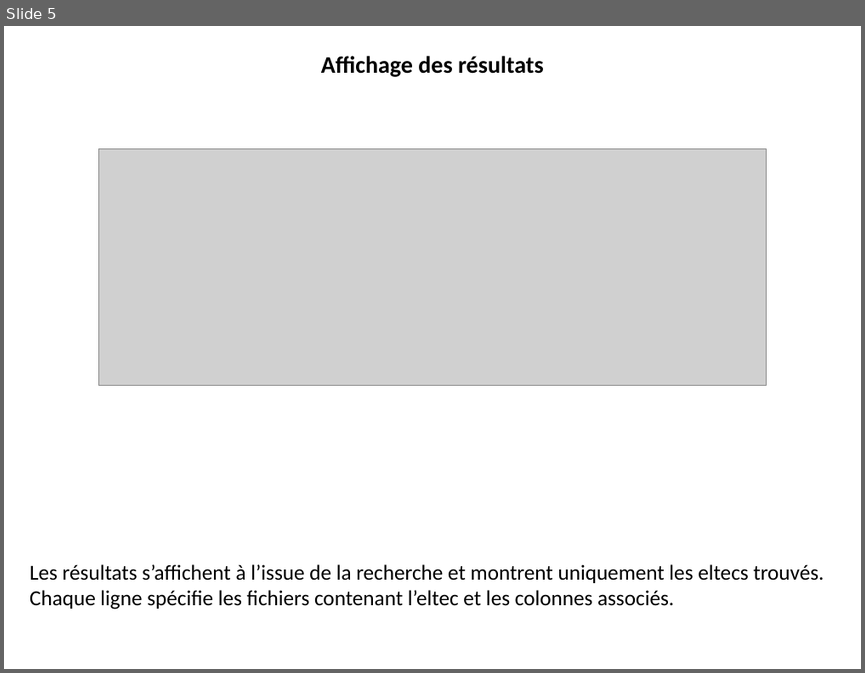
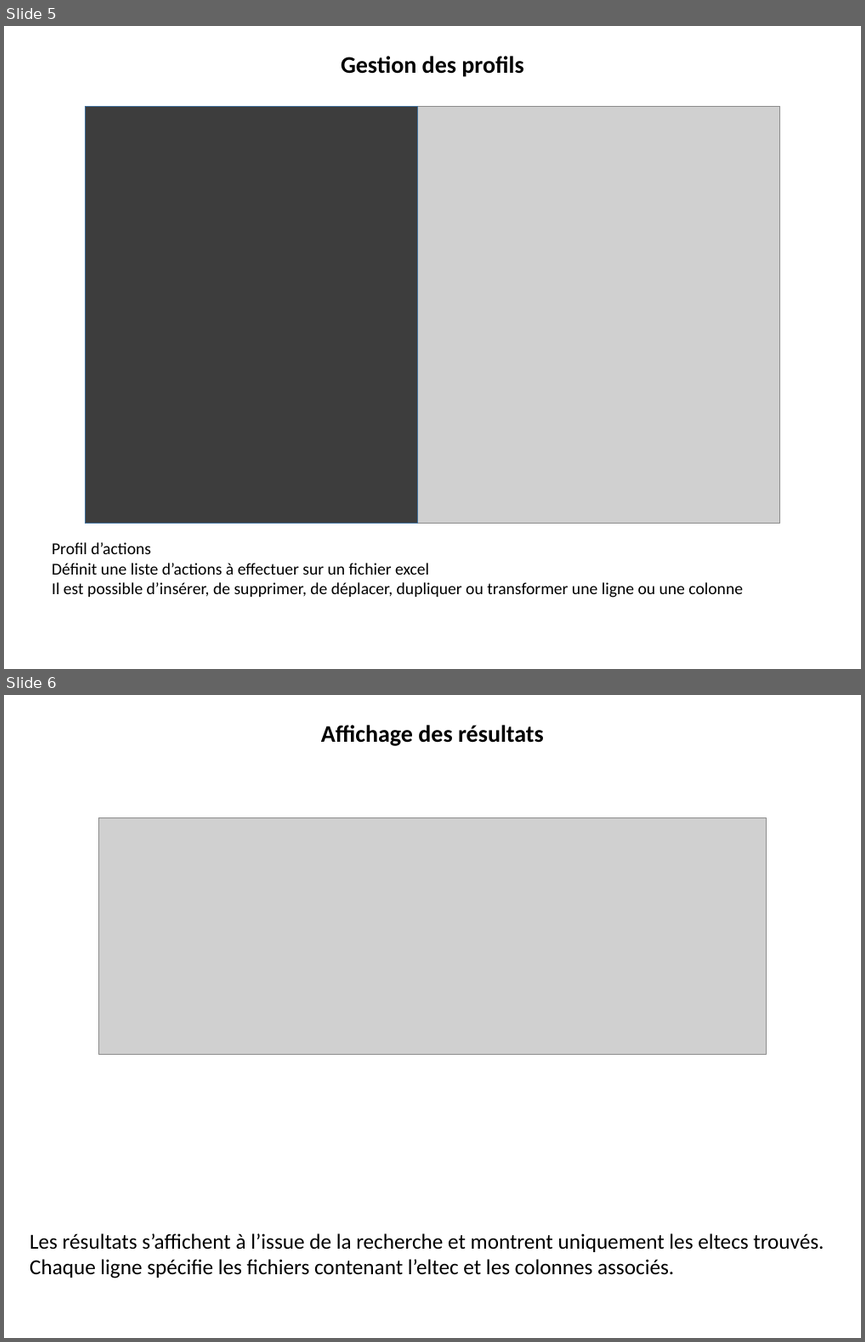
Before and after one commit to 20100dbg/MultiRechercheExcel, a slide deck: TUTO_MultiRechercheExcel.pptx. Shown one above the other, each under a label of ours: slide 5 before the commit, slides 5 and 6 after it. The pictures are 865x673 and 865x1342 pixels, drawn with LibreOffice and Linux fonts; fonts in the diff are those of the drawing; grey boxes stand for pictures; background and template pictures are left out. Boxes give left, top, right and bottom in pixels: in the first picture for what was removed or moved away, otherwise in the second. Text is boxed around its words. In the diff, an @@ line names an element or a change of style, - is before the commit and + after.

```diff
--- a/TUTO_MultiRechercheExcel.pptx
+++ b/TUTO_MultiRechercheExcel.pptx
@@ slide 5 added at bbox=[4, 26, 861, 669], background #FFFFFF @@
@@ text added at bbox=[341, 56, 523, 77], 20 pt, text #000000, bold @@
+Gestion des profils
@@ picture added at bbox=[86, 107, 780, 523] @@
@@ rectangle added at bbox=[86, 107, 418, 523], fill #000000 at 70% opacity, outline #43739E 1 pt @@
@@ text added at bbox=[52, 542, 743, 597], 14 pt, text #000000 @@
+Profil d’actions
+Définit une liste d’actions à effectuer sur un fichier excel
+Il est possible d’insérer, de supprimer, de déplacer, dupliquer ou transformer une ligne ou une colonne
@@ what was slide 5 is now slide 6 @@
```
Also in this commit, not shown: 4 slides changed, 2 other files.
